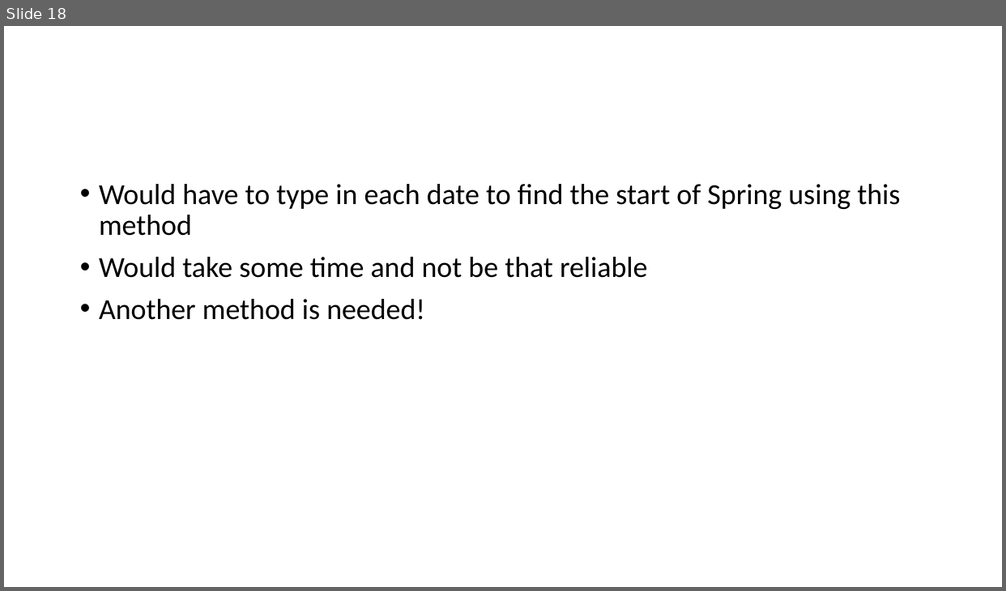
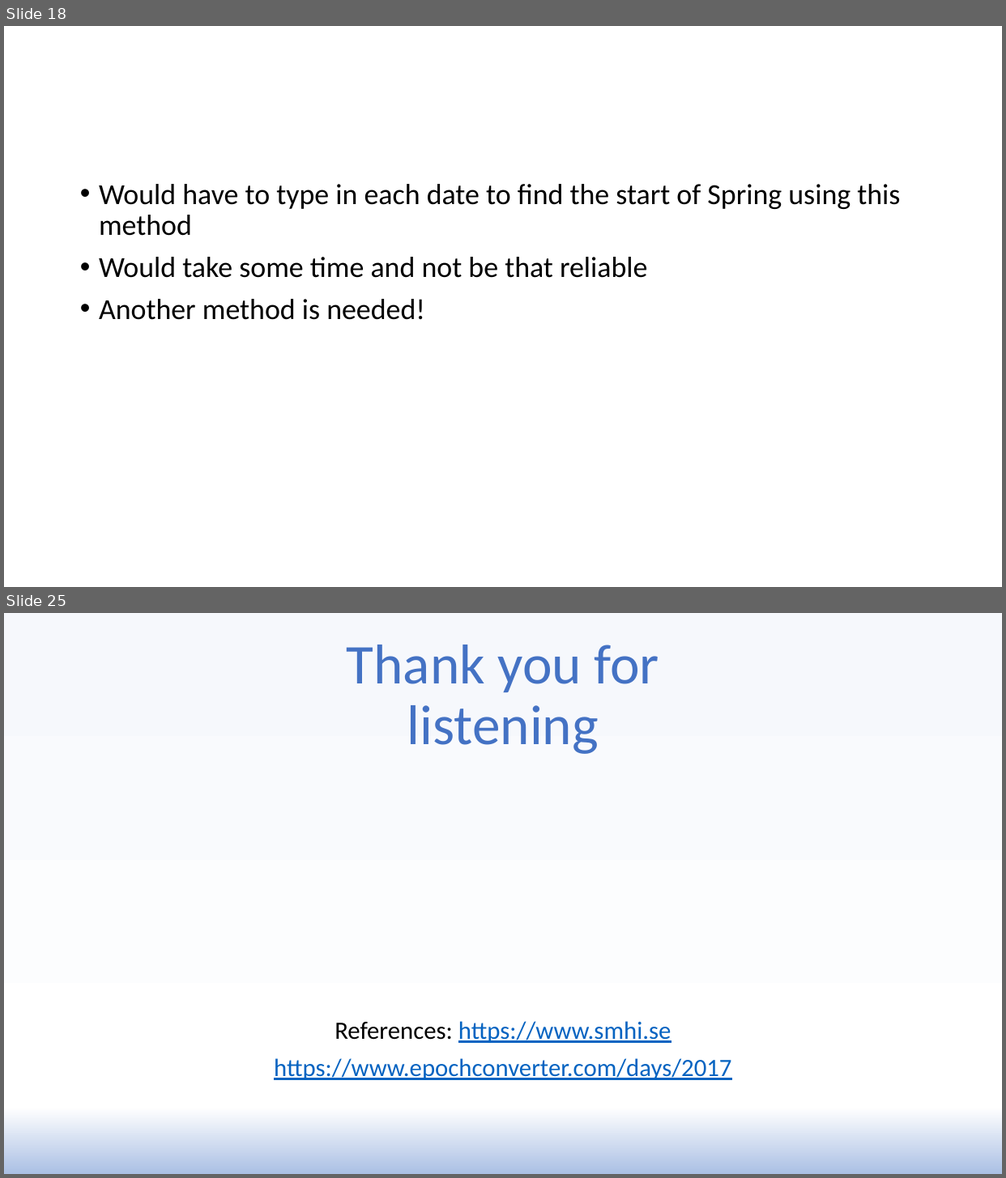
Before and after one commit to gilettejr/GroupC, a slide deck: Presentation/MainPresentation.pptx. Shown one above the other, each under a label of ours: slide 18 before the commit, slides 18 and 25 after it; the slides between them are not shown. The pictures are 1006x591 and 1006x1178 pixels, drawn with LibreOffice and Linux fonts; fonts in the diff are those of the drawing. Boxes give left, top, right and bottom in pixels: in the first picture for what was removed or moved away, otherwise in the second. Text is boxed around its words. In the diff, an @@ line names an element or a change of style, - is before the commit and + after.

```diff
--- a/Presentation/MainPresentation.pptx
+++ b/Presentation/MainPresentation.pptx
@@ slide 25 added at (4,613,1002,1174), background gradient #F6F8FC to #FFFFFF to #ABC0E4 to #7899D5 @@
@@ title added at (347,645,659,754), 54 pt, text #4472C4 @@
+Thank you for listening
@@ subtitle added at (274,1021,731,1080), 24 pt, text #0563C1, underline @@
+References: https://www.smhi.se
+https://www.epochconverter.com/days/2017
```
Also in this commit, not shown: 5 slides changed.
